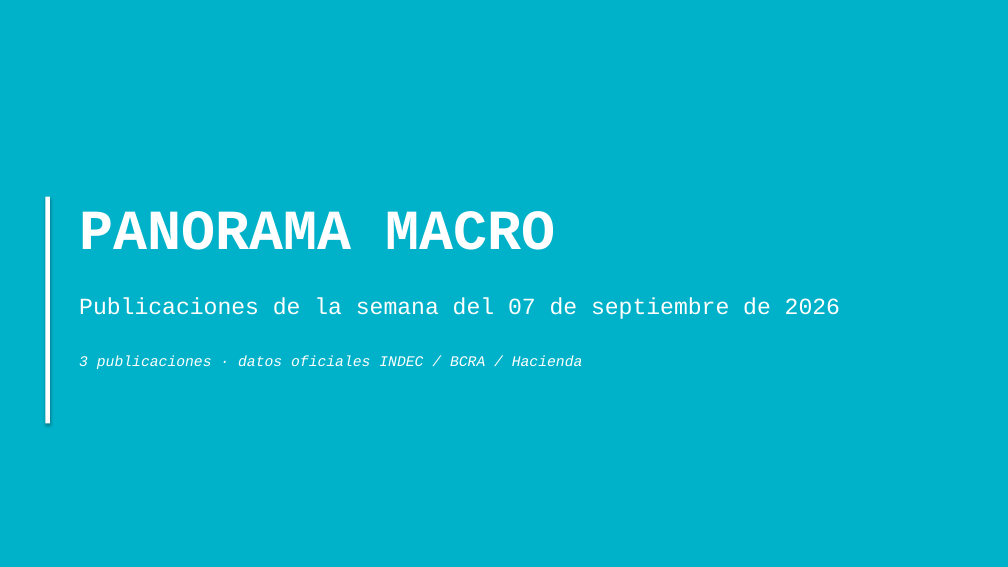
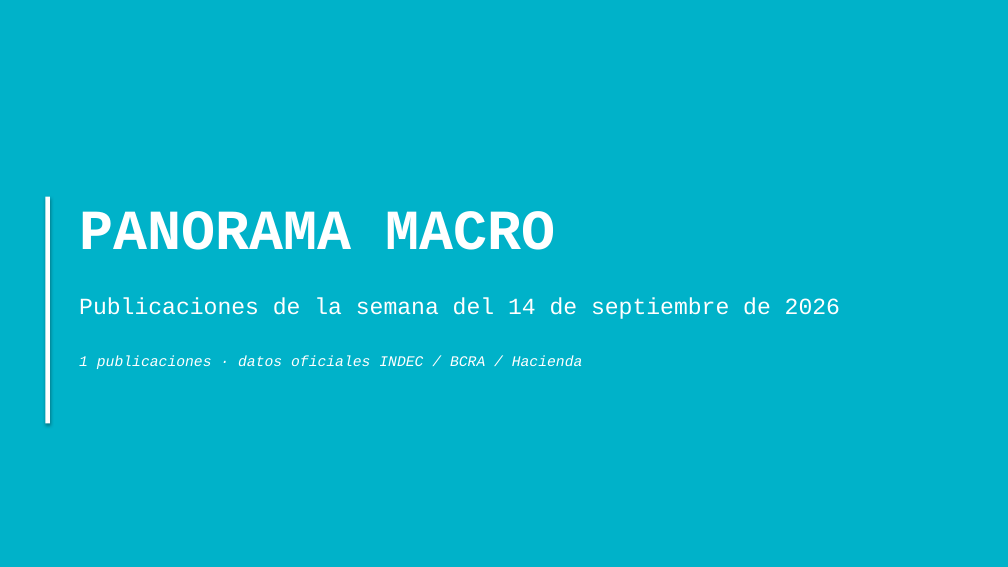
Before and after one commit to nwalovnik/boludos-ppt, a slide deck: slide 1 of publicaciones_semana.pptx. Drawn at 1008x567 pixels with LibreOffice and Linux fonts; fonts in the diff are those of the drawing. Boxes give left, top, right and bottom in pixels: in the first picture for what was removed or moved away, otherwise in the second. Text is boxed around its words. In the diff, an @@ line names an element or a change of style, - is before the commit and + after.

Commit message:
data: update 2026-09-15 ( data.json despidos.json scraper/historical_despidos.json publicaciones_semana.pptx rrii_brutas.xlsx)

```diff
--- a/publicaciones_semana.pptx
+++ b/publicaciones_semana.pptx
@@ text at [79,297,840,319]: text changed @@
-Publicaciones de la semana del 07 de septiembre de 2026
+Publicaciones de la semana del 14 de septiembre de 2026
@@ text at [79,355,583,369]: text changed @@
-3 publicaciones · datos oficiales INDEC / BCRA / Hacienda
+1 publicaciones · datos oficiales INDEC / BCRA / Hacienda
```
Also in this commit, not shown: 2 slides removed, 4 other files.
